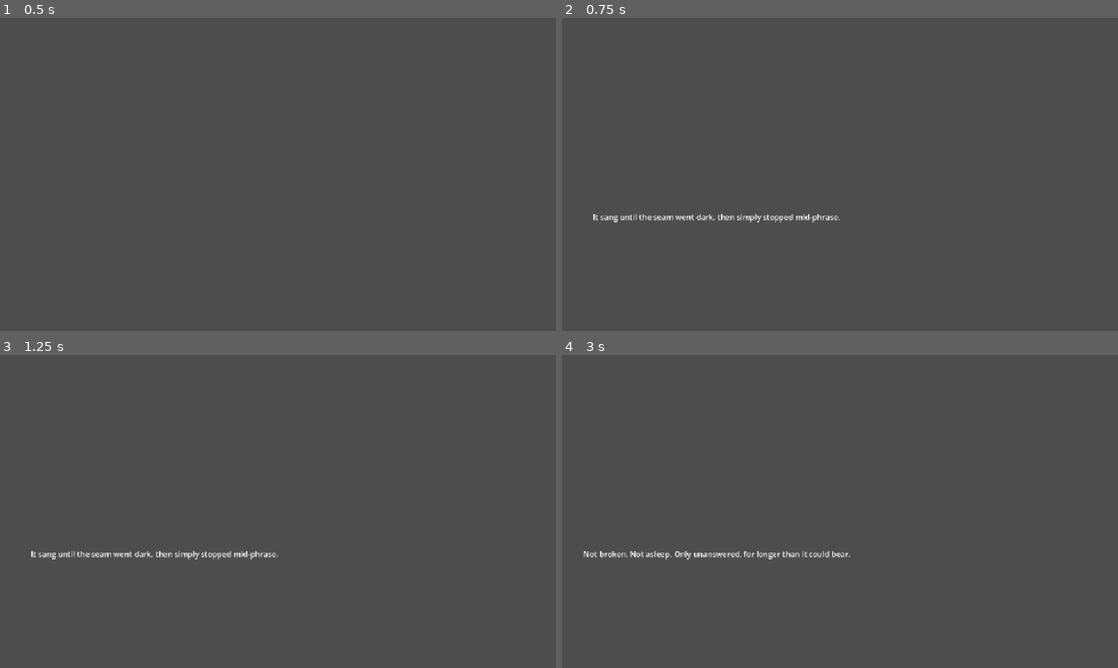
Above: before the commit, frames 1-4 (two rows, left to right).
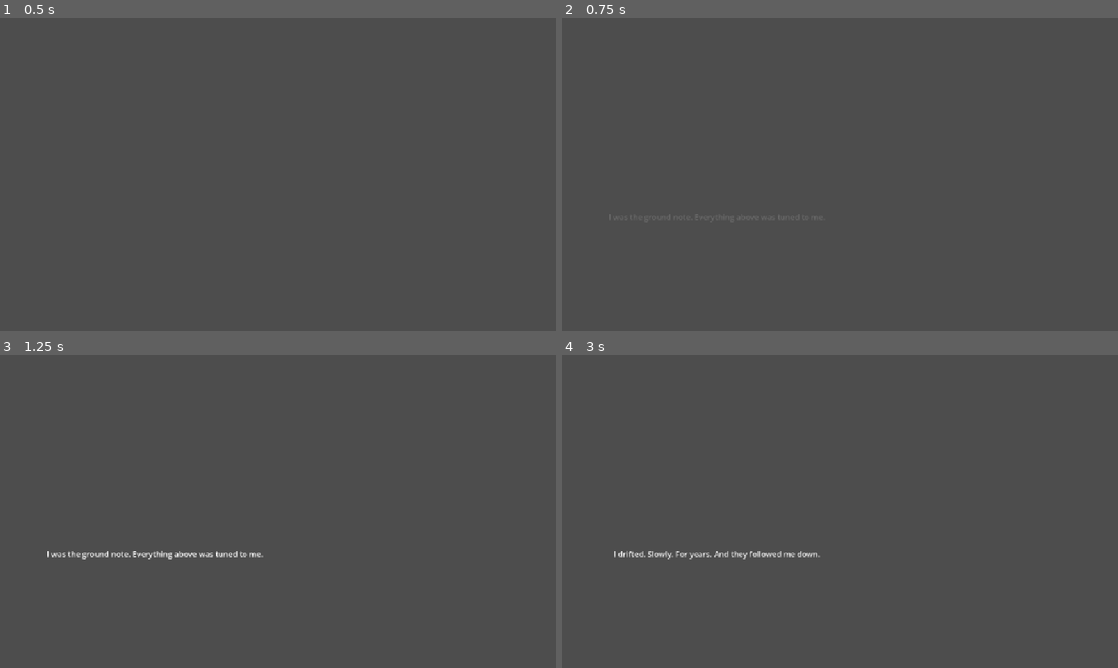
Above: after the commit, the same moments.

Repository: Babacooll/the-lost-choir
Game: Godot game, scene res://scenes/encounters/verse_bearer.tscn
The game is run twice, just before and just after one commit, with the same random seed, the same clock (stepped at 60 frames per second) and the same inputs. This scene is started directly instead of the project's main scene. Sound files missing from this copy of the repository are replaced by a short silence.
Inputs (mouse positions are in pixels of both pictures, inside the frame that each line leads up to):
- Up to frame 1 (0.5 s): no input
- Up to frame 2 (0.75 s): tap Enter at 0.5 s; move the mouse to (962, 158) at 0.52 s; hold D (move_right) from 0.53 s (still down); tap K (answer) at 0.6 s; click (962, 158) at 0.67 s
- Up to frame 3 (1.25 s): keep holding D (move_right); tap Space (jump) at 0.77 s
- Up to frame 4 (3 s): release D (move_right) at 1.25 s; tap Space (jump) at 1.25, 2.75 s; drag from (728, 527) to (812, 574) at 1.27 s; tap Enter at 2 s; move the mouse to (895, 442) at 2.02 s; hold D (move_right) 2.03-2.75 s; tap J (strike) at 2.1 s; tap K (answer) at 2.3 s; drag from (812, 574) to (673, 464) at 2.77 s

Frame 1 is identical in both runs. In frame 2, 0.5% of the frame differs, in the area x 5-50%, y 62-66%; in frame 3, 0.6%; in frame 4, 0.6%, in the area x 3-52%, y 62-66%.

Commit message:
MICH-575: swap R6 restoration-encounter narrative from placeholders, add 200ms fade-in
- Replace PLACEHOLDER_LINES with the approved four-line bearer narrative
  from docs/narrative/vertical-slice-narrative.md §3.1 (verbatim, 11/10/11/10
  words), renamed to NARRATIVE_LINES with the placeholder comment removed.
- Implement the 200ms fade-in at gap onset required by §3.2 rule 4, which
  was never built (only the 300ms fade-out existed). The fade-in sits inside
  the existing 1800ms hold window rather than extending it, so the delivery
  mechanics (1800ms hold, index persistence, silent post-miss gap) are
  unchanged.
- Add coverage for the new content and the fade-in timing.

Co-authored-by: multica-agent <github@multica.ai>

Diff:
--- a/scripts/encounters/restoration_encounter.gd
+++ b/scripts/encounters/restoration_encounter.gd
@@ -20,20 +20,19 @@
 const SHORTEN_TO_1_AFTER_FAILURES: int = 4
 
 const LINE_MIN_HOLD_MS: float = 1800.0
+const LINE_FADE_IN_MS: float = 200.0
 const LINE_FADE_MS: float = 300.0
 const MAX_NARRATIVE_LINES: int = 4
 
 const REGISTER_NAME := "verse_bearer"
 
-## Delivery mechanics (slot, hold time, index persistence, silent gap) are
-## this checkpoint's scope; the words themselves are Narrative's — these are
-## placeholders standing in for a later content pass, each within the ≤12
-## word / 4-line budget §7 sets.
-const PLACEHOLDER_LINES: PackedStringArray = [
-	"It sang until the seam went dark, then simply stopped mid-phrase.",
-	"Not broken. Not asleep. Only unanswered, for longer than it could bear.",
-	"It still remembers the shape of being heard, and is asking again.",
-	"Answer it, and the rest of this room remembers too.",
+## The approved restoration-encounter narrative (docs/narrative/vertical-slice-narrative.md
+## §3.1), each within the ≤12 word / 4-line budget §7 sets.
+const NARRATIVE_LINES: PackedStringArray = [
+	"I was the ground note. Everything above was tuned to me.",
+	"I drifted. Slowly. For years. And they followed me down.",
+	"When I finally heard myself, I could not take it back.",
+	"This is the pitch I have left. Answer it anyway.",
 ]
 
 enum State { OFFERING, SILENCE, RESTORED }
@@ -183,7 +182,7 @@
 # --- Narrative delivery (§7 narrative delivery section, §11 AC#14) ---------
 
 func _maybe_release_narrative_line() -> void:
-	if _narrative_index >= MAX_NARRATIVE_LINES or _narrative_index >= PLACEHOLDER_LINES.size():
+	if _narrative_index >= MAX_NARRATIVE_LINES or _narrative_index >= NARRATIVE_LINES.size():
 		return
 	if _line_hold_remaining_ms > 0.0:
 		return  # the previous line's minimum hold hasn't expired — try the next gap
@@ -194,10 +193,10 @@
 func _show_line(index: int) -> void:
 	_line_visible = true
 	_line_hold_remaining_ms = LINE_MIN_HOLD_MS
-	_current_line_text = PLACEHOLDER_LINES[index]
+	_current_line_text = NARRATIVE_LINES[index]
 	if _label != null:
 		_label.text = _current_line_text
-		_label.modulate.a = 1.0
+		_label.modulate.a = 0.0
 		_label.show()
 	line_shown.emit(index, _current_line_text)
 
@@ -206,10 +205,17 @@
 	if not _line_visible:
 		return
 	_line_hold_remaining_ms -= delta_ms
+	var elapsed_ms := LINE_MIN_HOLD_MS - _line_hold_remaining_ms
 	if _line_hold_remaining_ms <= LINE_FADE_MS:
 		var fade_t := clampf(_line_hold_remaining_ms / LINE_FADE_MS, 0.0, 1.0)
 		if _label != null:
 			_label.modulate.a = fade_t
+	elif elapsed_ms < LINE_FADE_IN_MS:
+		if _label != null:
+			_label.modulate.a = clampf(elapsed_ms / LINE_FADE_IN_MS, 0.0, 1.0)
+	else:
+		if _label != null:
+			_label.modulate.a = 1.0
 	if _line_hold_remaining_ms <= 0.0:
 		_line_visible = false
 		if _label != null:
--- a/tests/unit/test_restoration_encounter.gd
+++ b/tests/unit/test_restoration_encounter.gd
@@ -213,6 +213,31 @@
 	assert_false(_encounter._line_visible, "a line must hide once its 1800 ms minimum hold (plus fade) elapses")
 
 
+func test_narrative_lines_match_the_approved_restoration_narrative() -> void:
+	assert_eq(_encounter.NARRATIVE_LINES, PackedStringArray([
+		"I was the ground note. Everything above was tuned to me.",
+		"I drifted. Slowly. For years. And they followed me down.",
+		"When I finally heard myself, I could not take it back.",
+		"This is the pitch I have left. Answer it anyway.",
+	]), "docs/narrative/vertical-slice-narrative.md §3.1 is the approved source; the bearer's words must match it verbatim")
+
+
+func test_narrative_line_fades_in_over_200ms_at_gap_onset() -> void:
+	await _wait_until(func(): return _encounter._emitter.is_open())
+	await _press_answer()
+	await _wait_until(func(): return _encounter.narrative_lines_delivered() >= 1, 120)
+	assert_true(_encounter._line_visible, "the first line should show at the first gap")
+	assert_eq(_encounter._label.modulate.a, 0.0, "a line must start fully transparent at gap onset (§3.2.4)")
+
+	await _wait_ticks(6)  # ~100 ms into the 200 ms fade-in
+	var mid_alpha: float = _encounter._label.modulate.a
+	assert_true(mid_alpha > 0.0 and mid_alpha < 1.0,
+		"a line should be partway faded in ~100 ms into its 200 ms fade-in (§3.2.4)")
+
+	await _wait_until(func(): return _encounter._label.modulate.a >= 1.0, 30)
+	assert_eq(_encounter._label.modulate.a, 1.0, "a line must be fully legible once its 200 ms fade-in elapses")
+
+
 func test_narrative_index_persists_across_a_failed_attempt() -> void:
 	await _wait_until(func(): return _encounter._emitter.is_open())
 	await _press_answer()
